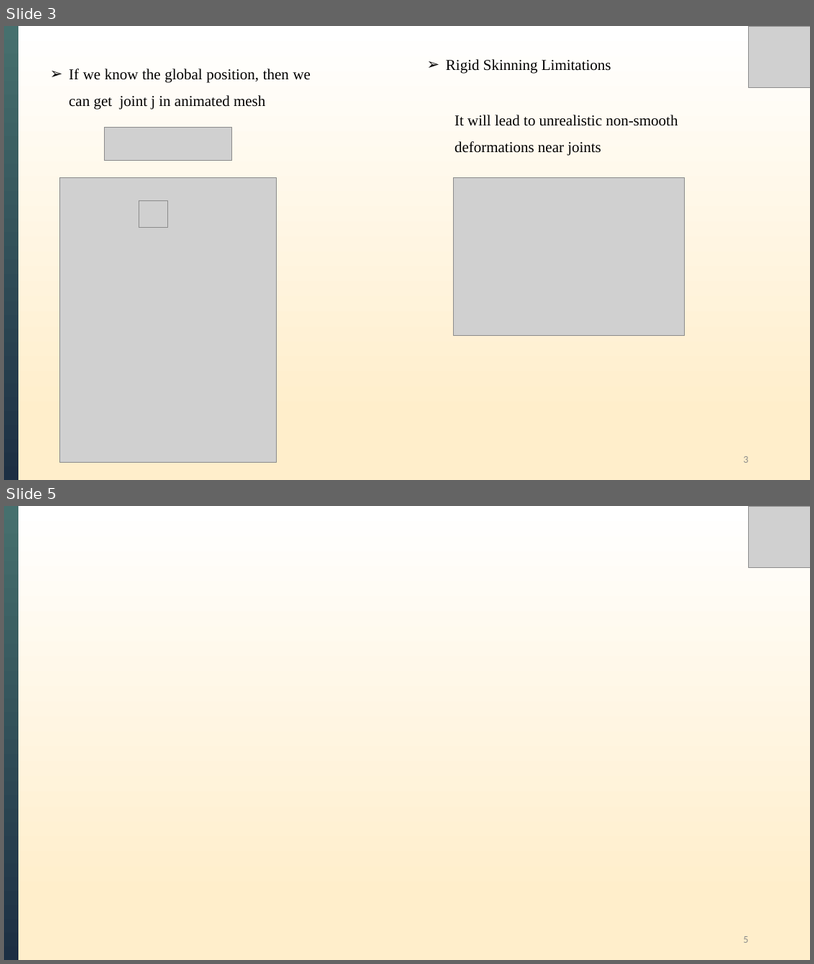
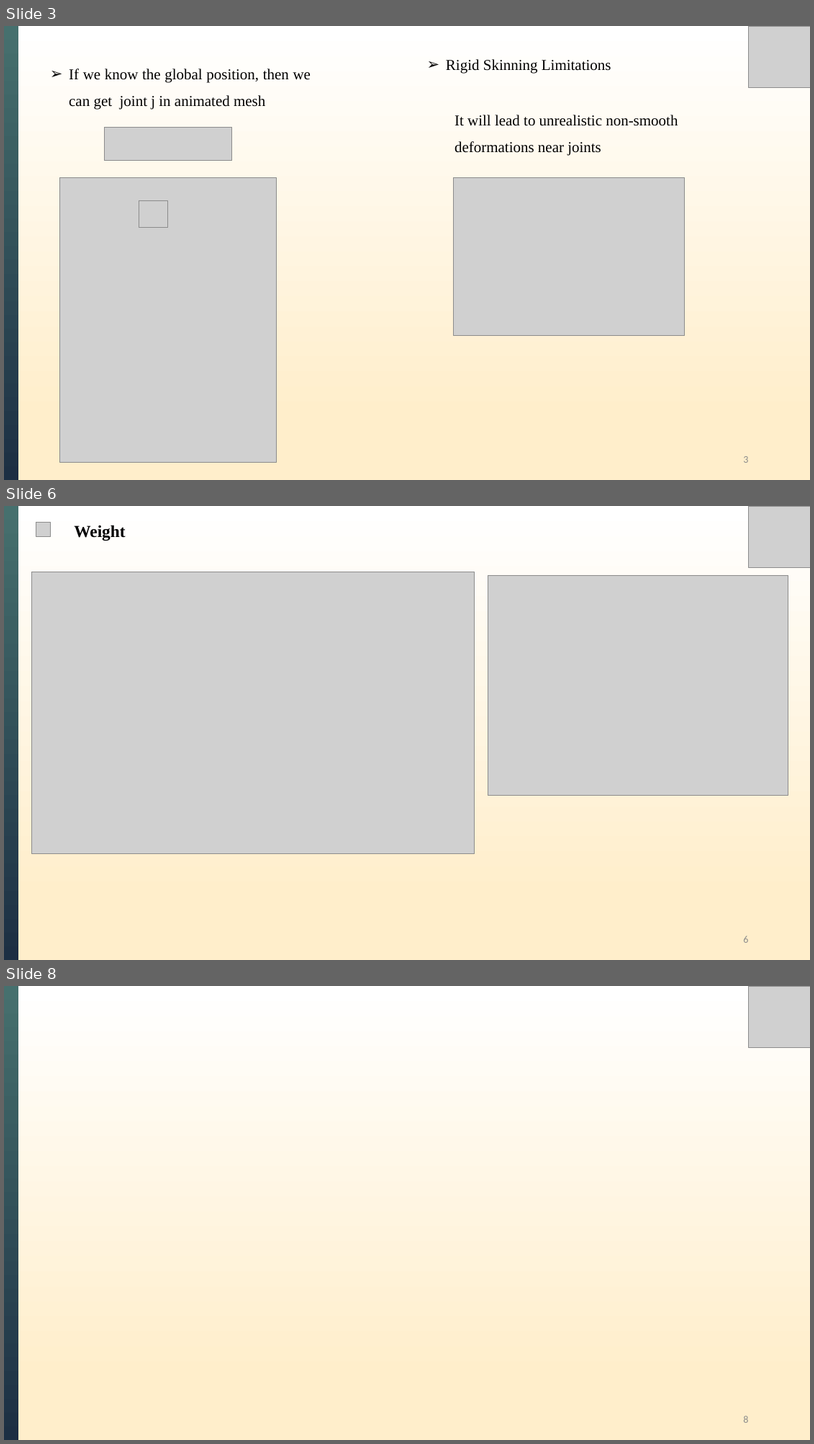
Before and after one commit to XiongWT1024/self-study-2024, a slide deck: LBS_SMPL/LBS_SMPL.pptx. Shown one above the other, each under a label of ours: slides 3 and 5 before the commit, slides 3, 6 and 8 after it; the slides between them are not shown. The pictures are 814x964 and 814x1444 pixels, drawn with LibreOffice and Linux fonts; fonts in the diff are those of the drawing; grey boxes stand for pictures. Boxes give left, top, right and bottom in pixels: in the first picture for what was removed or moved away, otherwise in the second. Text is boxed around its words. In the diff, an @@ line names an element or a change of style, - is before the commit and + after.

```diff
--- a/LBS_SMPL/LBS_SMPL.pptx
+++ b/LBS_SMPL/LBS_SMPL.pptx
@@ slide 6 added at [4, 506, 810, 960], background gradient #FFEECB to #FFFFFF @@
@@ rectangle added at [4, 506, 18, 960], fill gradient #46706E to #1C2F43 @@
@@ picture added at [36, 523, 51, 537] @@
@@ text added at [74, 525, 125, 541], 20 pt, text #000000, bold @@
+Weight
@@ picture added at [749, 506, 810, 567] @@
@@ picture added at [32, 572, 475, 852] @@
@@ picture added at [489, 575, 790, 795] @@
@@ page number added at [743, 936, 748, 942], 12 pt, text #8C8C8C @@
+6
@@ what was slide 5 is now slide 8 @@
@@ page number at [743, 1415, 748, 1422]: text changed @@
-5
+8
```
Also in this commit, not shown: 1 slide changed, 3 other slides added, 3 other files.
